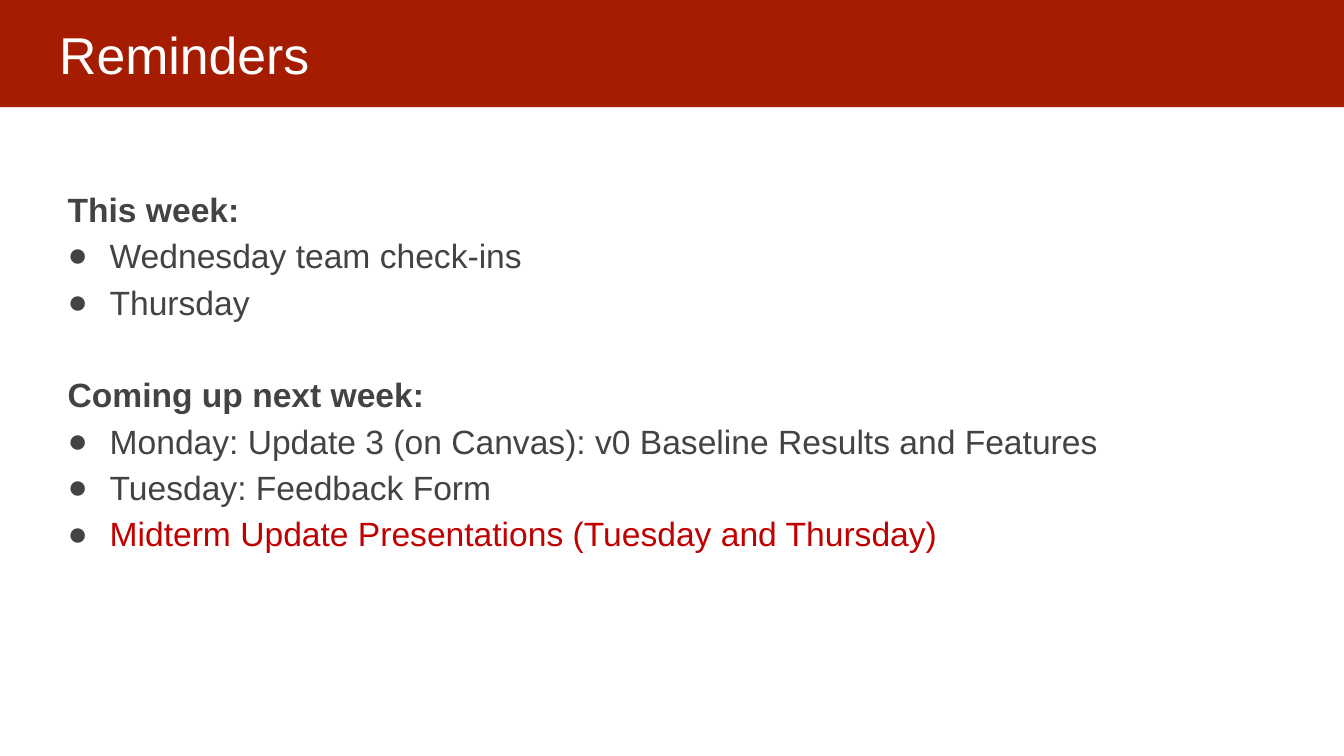
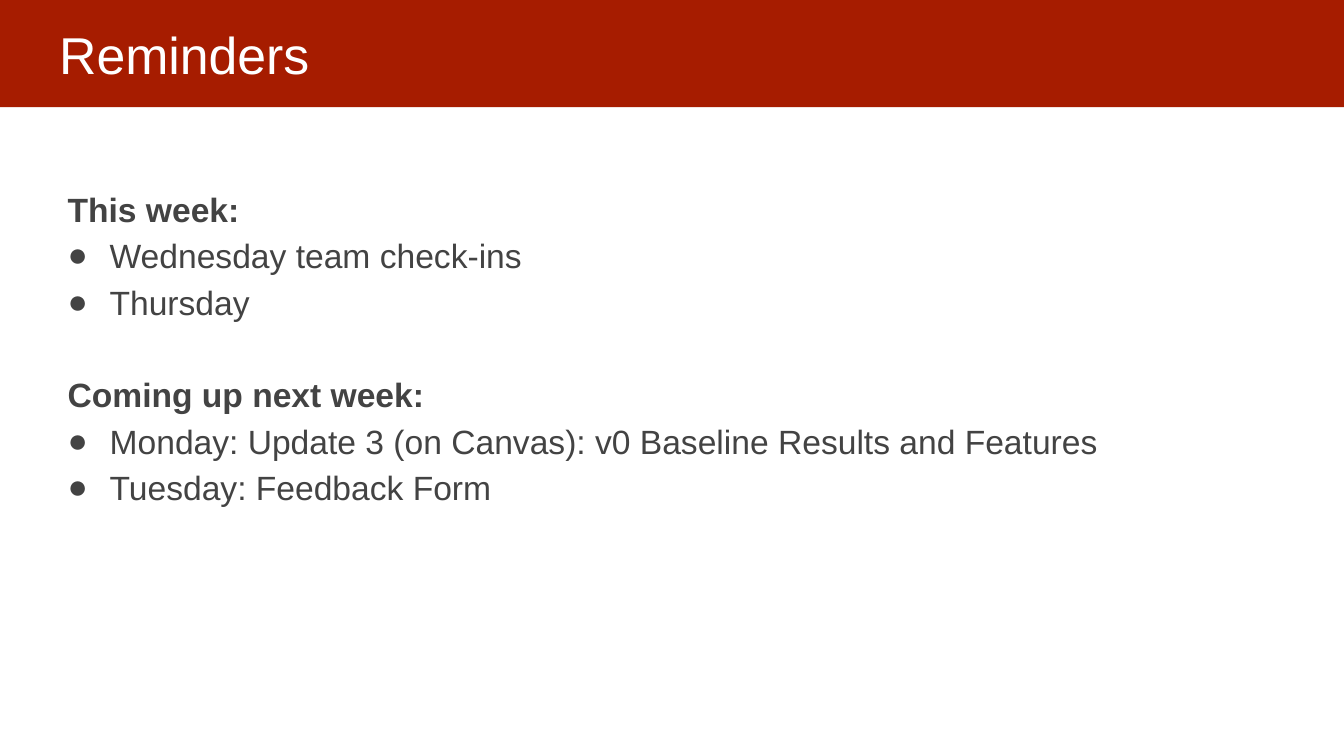
Before and after one commit to dssg/mlforpublicpolicylab, a slide deck: slide 9 of Lectures/14-ml-modeling-in-practice.pptx. Drawn at 1344x756 pixels with LibreOffice and Linux fonts; fonts in the diff are those of the drawing. Boxes give left, top, right and bottom in pixels: in the first picture for what was removed or moved away, otherwise in the second. Text is boxed around its words. In the diff, an @@ line names an element or a change of style, - is before the commit and + after.

```diff
--- a/Lectures/14-ml-modeling-in-practice.pptx
+++ b/Lectures/14-ml-modeling-in-practice.pptx
@@ text at (x1=110, y1=521, x2=937, y2=553): paragraph removed @@
-● Midterm Update Presentations (Tuesday and Thursday)
```
Also in this commit, not shown: 2 other slides changed, 2 other files.
